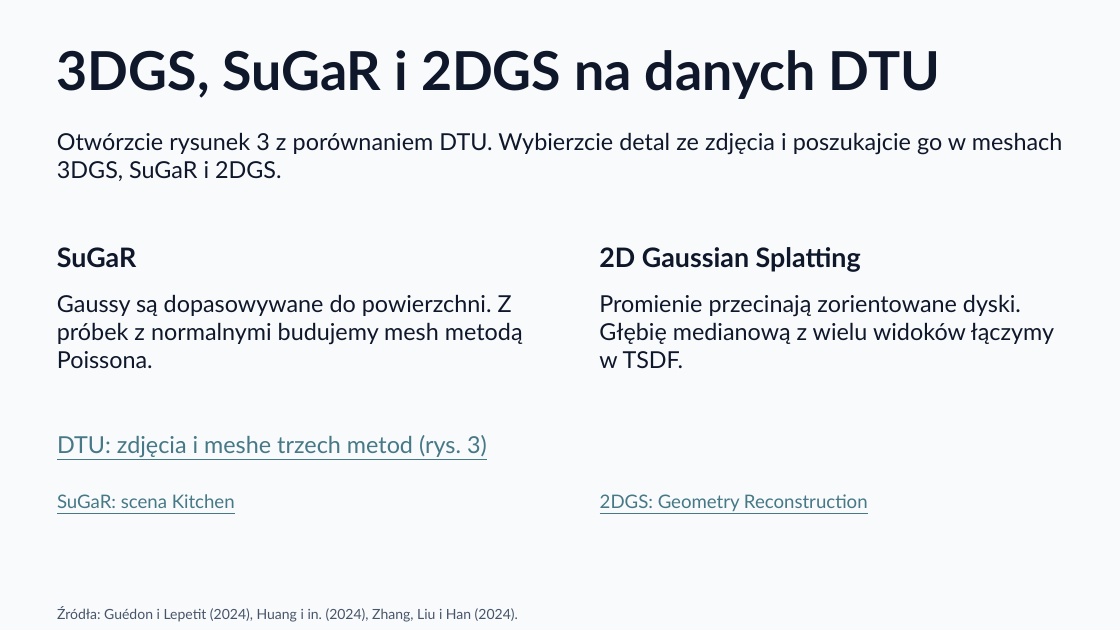
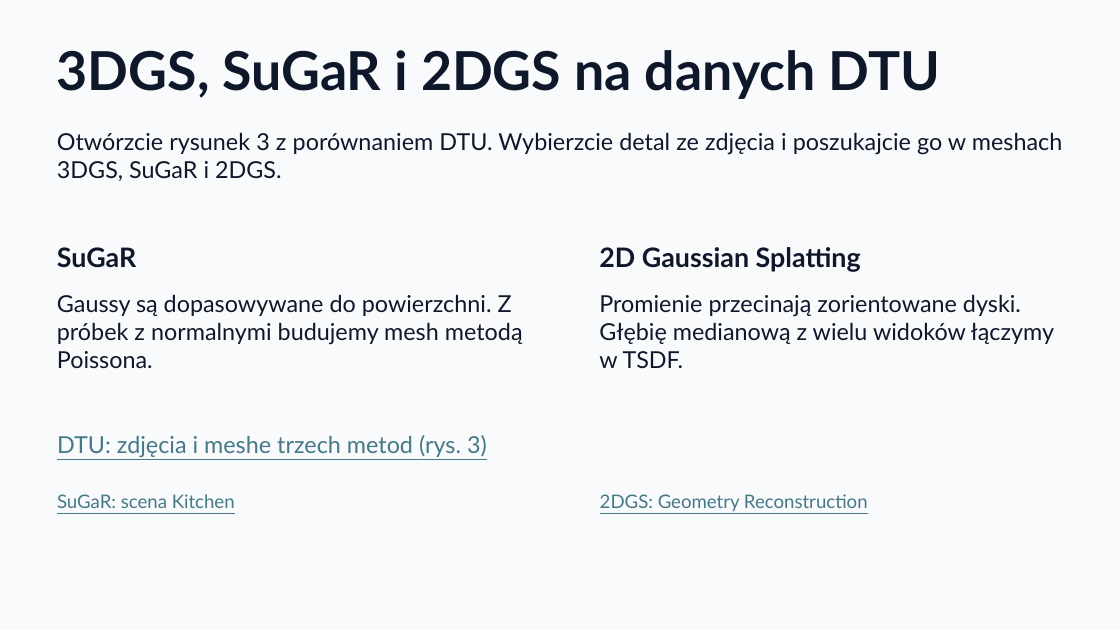
Before and after one commit to KajetanOzog/lab_6, a slide deck: slide 41 of prezentacja.pptx. Drawn at 1120x630 pixels with LibreOffice and Linux fonts; fonts in the diff are those of the drawing. Boxes give left, top, right and bottom in pixels: in the first picture for what was removed or moved away, otherwise in the second. Text is boxed around its words. In the diff, an @@ line names an element or a change of style, - is before the commit and + after.

```diff
--- a/prezentacja.pptx
+++ b/prezentacja.pptx
@@ text removed at bbox=[57, 607, 518, 622] @@
-Źródła: Guédon i Lepetit (2024), Huang i in. (2024), Zhang, Liu i Han (2024).
```
Also in this commit, not shown: 15 other slides changed, 2 other files.
